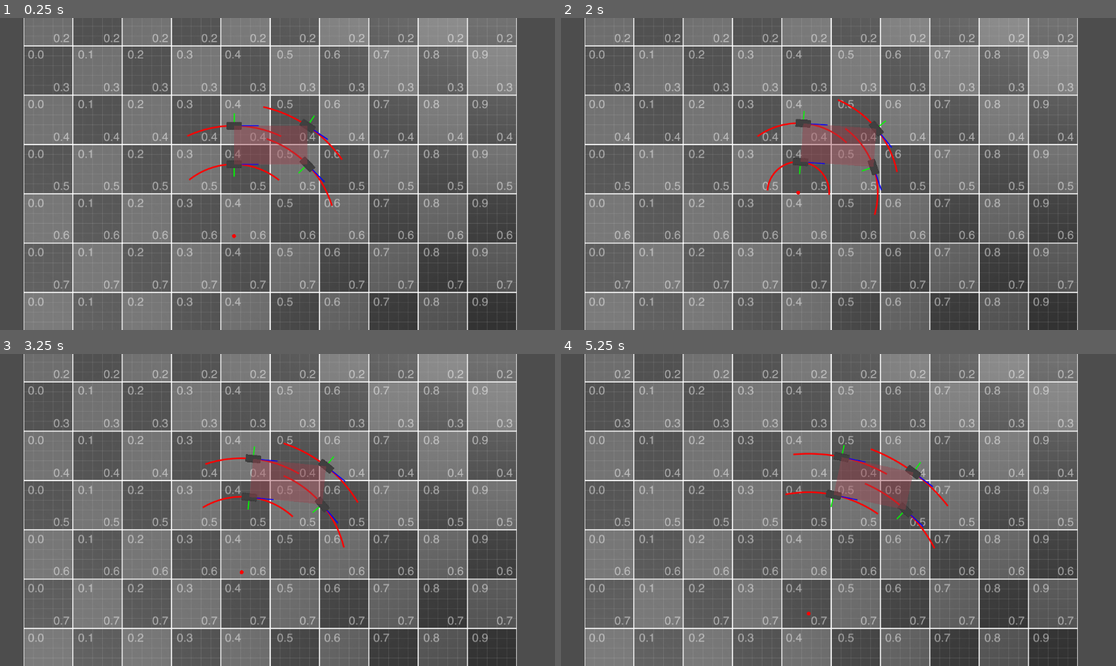
Above: before the commit, frames 1-4 (two rows, left to right).
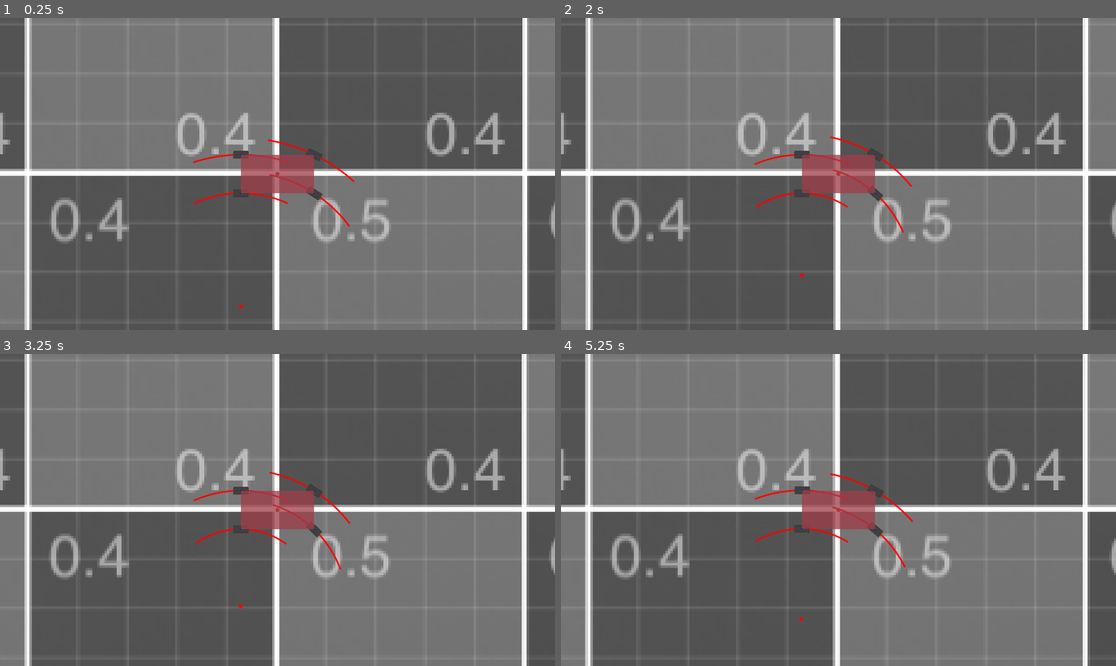
Above: after the commit, the same moments.

Repository: KodyJKing/godot-car-dynamics-2d
Game: Godot game, scene res://main_scene.tscn
Two runs of this game, one before a commit and one after it. Both use one fixed random seed, a clock stepped at 60 frames per second and the inputs below.
Inputs:
- Up to frame 1 (0.25 s): no input
- Up to frame 2 (2 s): no input
- Up to frame 3 (3.25 s): no input
- Up to frame 4 (5.25 s): no input

The runs differ from the first frame. In frame 1, 61% of the frame differs, in the area x 0-100%, y 0-100%; in frame 2, 61%; in frame 3, 61%; in frame 4, 61%.

Commit message:
Got basic sled-like wheel friction working.

Diff:
--- /dev/null
+++ b/Camera2D.gd
@@ -0,0 +1,13 @@
+extends Camera2D
+
+@export var car: Car
+
+# Called when the node enters the scene tree for the first time.
+func _ready():
+	pass # Replace with function body.
+
+
+# Called every frame. 'delta' is the elapsed time since the previous frame.
+func _process(delta):
+	global_position = global_position.lerp(car.global_position, 0.02)
+	pass
--- a/assets/car.gd
+++ b/assets/car.gd
@@ -1,6 +1,8 @@
 extends RigidBody2D
 
 class_name Car
+
+const math = preload("res://assets/math.gd")
 
 @onready var body = $RigidBody2D
 @onready var wheel_fr: Wheel = $fr
@@ -8,7 +10,8 @@
 @onready var wheel_br: Wheel = $br
 @onready var wheel_bl: Wheel = $bl
 
-@onready var wheels = [wheel_fr, wheel_fl, wheel_br, wheel_bl]
+#@onready var wheels = [wheel_fr, wheel_fl, wheel_br, wheel_bl]
+@onready var wheels = [wheel_br, wheel_bl, wheel_fr, wheel_fl]
 
 # Called when the node enters the scene tree for the first time.
 func _ready():
@@ -17,31 +20,43 @@
 func weightOnWheel(wheel: Wheel):
 	return mass / 4
 
+func steeringPos():
+	var t = Time.get_ticks_msec() / 1000.0
+	#return 0.000001
+	return sin(t * .25) * .005
+
 func getSignedTurningRadius():
-	var t = Time.get_ticks_msec() / 1000.0
-	return 100 + (1 + sin(t)) * 100
-	#return 10000
+	#var t = Time.get_ticks_msec() / 1000.0
+	#return 100 + (1 + sin(t)) * 100
+	#return 200
+	return 1 / tan(steeringPos())
 
 func rearAxisCenter():
 	return (wheel_bl.global_position + wheel_br.global_position) / 2
 
 func getCenterOfTurning():
 	var c = rearAxisCenter()
-	var axleDir = global_rotation + PI / 2
-	var axleDir2 = Vector2(cos(axleDir), sin(axleDir))
-	return c + axleDir2 * getSignedTurningRadius()
+	var axleAngle = global_rotation + PI / 2
+	var axleDir = Vector2(cos(axleAngle), sin(axleAngle))
+	return c + axleDir * getSignedTurningRadius()
 
 # Computes velocity of a point on the vehicle.
 # Given `pos` and returned velocity are in global space.
 func velocityAtPosition(pos: Vector2):
-	var carPos = global_position
+	var carPos = global_transform * center_of_mass
 	var r = pos - carPos
 	var v = linear_velocity
 	var av = angular_velocity
 	return Vector2(
-		v.x + r.y * av,
-		v.y - r.x * av,
+		v.x - r.y * av,
+		v.y + r.x * av,
 	)
+
+# The effective mass felt by a force pushing at `pos` in direction `dir`.
+func effectiveMass(pos: Vector2, dir: Vector2):
+	var offset = pos - global_position
+	var r = math.cross2D(offset, dir)
+	return 1 / ( 1 / mass + r ** 2 / inertia )
 
 func setWheelRotations():
 	var center = getCenterOfTurning()
@@ -62,16 +77,16 @@
 		#0, PI * 2,
 		100, Color.RED, 2.0, true
 	)
-	draw_line(
-		wheelPos,
-		wheelPos + wheel.forwardDirection() * 50,
-		Color.BLUE, 1.0, true
-	)
-	draw_line(
-		wheelPos,
-		wheelPos + wheel.normalDirection() * 25,
-		Color.GREEN, 1.0, true
-	)
+	#draw_line(
+	#	wheelPos,
+	#	wheelPos + wheel.forwardDirection() * 50,
+	#	Color.BLUE, 1.0, true
+	#)
+	#draw_line(
+	#	wheelPos,
+	#	wheelPos + wheel.normalDirection() * 25,
+	#	Color.GREEN, 1.0, true
+	#)
 
 func _draw():
 	var t = Time.get_ticks_msec() / 1000.0
@@ -80,20 +95,34 @@
 	var center = getCenterOfTurning()
 
 	draw_set_transform_matrix(global_transform.inverse())
+
+	var cm = global_transform * center_of_mass
+	draw_circle(cm, 4, Color.RED)
+
+	draw_line(
+		cm, cm + linear_velocity,
+		Color.GREEN, 2.0, true
+	)
+
 	draw_circle(center, 4, Color.RED)
 
 	for wheel in wheels:
 		drawWheelState(wheel)
 
-
 # Called every frame. 'delta' is the elapsed time since the previous frame.
 func _process(delta):
 	setWheelRotations()
 
-	apply_force(
-		global_transform.x * 10000,
-		center_of_mass
+	apply_central_force(
+		global_transform.x * mass * .1,
 	)
+	#apply_torque(1000000)
+
+	for wheel in wheels:
+		wheel.solverStartFrame()
+	for i in 10:
+		for wheel in wheels:
+			wheel.solveNormalImpulse(delta, .0001)
 
 	queue_redraw()
 	pass
--- a/assets/car.tscn
+++ b/assets/car.tscn
@@ -10,6 +10,7 @@
 [node name="car" type="RigidBody2D"]
 mass = 1324.0
 inertia = 132484.0
+center_of_mass_mode = 1
 gravity_scale = 0.0
 script = ExtResource("1_tauuo")
 
@@ -22,7 +23,6 @@
 rotation = 1.5708
 texture = ExtResource("1_mynwc")
 script = ExtResource("3_gk8vh")
-isRightWheel = true
 
 [node name="fl" type="Sprite2D" parent="."]
 texture_filter = 3
@@ -37,7 +37,6 @@
 rotation = 1.5708
 texture = ExtResource("1_mynwc")
 script = ExtResource("3_gk8vh")
-isRightWheel = true
 
 [node name="bl" type="Sprite2D" parent="."]
 texture_filter = 3
@@ -60,4 +59,4 @@
 grow_vertical = 2
 scale = Vector2(76.066, 39.8841)
 pivot_offset = Vector2(1, 1)
-color = Color(0.619608, 0.239216, 0.286275, 0.411765)
+color = Color(0.619608, 0.239216, 0.286275, 0.752941)
--- /dev/null
+++ b/assets/math.gd
@@ -0,0 +1,4 @@
+extends Object
+
+static func cross2D(a: Vector2, b: Vector2):
+	return a.x * b.y - a.y * b.x
--- a/assets/wheel.gd
+++ b/assets/wheel.gd
@@ -4,17 +4,17 @@
 
 var car: Car
 
-@export var radius = 35.0
-@export var mass = 26.0 # kg
-@export var momentOfInertia = mass * radius ** 2
-@export var staticFrictionCoef = 0.9
-#@export var kineticFrictionCoef = 0.68
-@export var kineticFrictionCoef = 0.99
-@export var rollingFrictionCoef = kineticFrictionCoef * .1
-
-@export var isRightWheel = false
+var radius = 35.0
+var mass = 26.0 # kg
+var staticFrictionCoef = 0.9
+var kineticFrictionCoef = 0.68
+var rollingFrictionCoef = kineticFrictionCoef * .01
+var isRightWheel = false
 
 var angularMomentum = 0.0
+var momentOfInertia = mass * radius ** 2
+
+var impulseAppliedThisFrame = Vector2(0,0)
 
 # The forward longitudinal direction
 func forwardDirection():
@@ -33,23 +33,39 @@
 	car = get_parent()
 	pass # Replace with function body.
 
-# Called every frame. 'delta' is the elapsed time since the previous frame.
-func _process(delta):
+func solverStartFrame():
+	impulseAppliedThisFrame = Vector2(0,0)
 
+func solveNormalImpulse(dt, scaleImpulse):
 	var pos = global_position
 	var vel = car.velocityAtPosition(pos)
-	var facingDir = forwardDirection()
 	var normalDir = normalDirection()
 
-	var forwardVel = facingDir.dot(vel)
-	var normalVel = normalDir.dot(vel)
+	var normalVel = vel.dot(normalDir)
 
 	var weightOnWheel = car.weightOnWheel(self)
 
-	var forwardFriction = weightOnWheel * rollingFrictionCoef * sign(-forwardVel)
-	var normalFriction = weightOnWheel * kineticFrictionCoef * sign(-normalVel)
+	var maxForce = weightOnWheel * staticFrictionCoef
+	var maxImpulse = maxForce * dt
 
-	var friction = facingDir * forwardFriction + normalDir * normalFriction
-	car.apply_force(friction * .1, pos)
+	var impulse = -normalVel * car.effectiveMass(pos, normalDir) * scaleImpulse
+	if impulse > maxImpulse:
+		impulse = weightOnWheel * dt * kineticFrictionCoef * sign(impulse) * scaleImpulse
 
+	var impulseVec = normalDir * impulse
+	impulseAppliedThisFrame += impulseVec
+
+	car.apply_impulse(impulseVec, pos)
+
+func _draw():
+	draw_set_transform_matrix(global_transform.inverse())
+	draw_line(
+		global_position,
+		global_position + impulseAppliedThisFrame * 20,
+		Color.BLUE, 1.0, true
+	)
+
+# Called every frame. 'delta' is the elapsed time since the previous frame.
+func _process(delta):
+	queue_redraw()
 	pass
--- a/main_scene.tscn
+++ b/main_scene.tscn
@@ -1,7 +1,8 @@
-[gd_scene load_steps=5 format=3 uid="uid://dnsktlw8emoau"]
+[gd_scene load_steps=6 format=3 uid="uid://dnsktlw8emoau"]
 
 [ext_resource type="Texture2D" uid="uid://cpieju6ojrnxh" path="res://assets/grid_grayscale.png" id="1_dwdm2"]
 [ext_resource type="PackedScene" uid="uid://o38qsnccqy6p" path="res://assets/car.tscn" id="1_p4n8m"]
+[ext_resource type="Script" path="res://Camera2D.gd" id="3_pbovu"]
 
 [sub_resource type="RectangleShape2D" id="RectangleShape2D_f23xa"]
 size = Vector2(1153, 21)
@@ -13,29 +14,40 @@
 metadata/_edit_lock_ = true
 
 [node name="Grid" type="Sprite2D" parent="."]
+texture_filter = 1
 position = Vector2(561, 263)
+scale = Vector2(5.035, 5.035)
 texture = ExtResource("1_dwdm2")
 metadata/_edit_lock_ = true
 
 [node name="car" parent="." instance=ExtResource("1_p4n8m")]
 position = Vector2(562, 264)
 
+[node name="Camera2D" type="Camera2D" parent="." node_paths=PackedStringArray("car")]
+position = Vector2(562, 264)
+script = ExtResource("3_pbovu")
+car = NodePath("../car")
+
 [node name="walls" type="StaticBody2D" parent="."]
 
 [node name="CollisionShape2D" type="CollisionShape2D" parent="walls"]
 position = Vector2(576, 10)
 shape = SubResource("RectangleShape2D_f23xa")
+disabled = true
 
 [node name="CollisionShape2D2" type="CollisionShape2D" parent="walls"]
 position = Vector2(575.5, 637.5)
 shape = SubResource("RectangleShape2D_f23xa")
+disabled = true
 
 [node name="CollisionShape2D3" type="CollisionShape2D" parent="walls"]
 position = Vector2(1142, 323.5)
 rotation = -1.57079
 shape = SubResource("RectangleShape2D_sy6ur")
+disabled = true
 
 [node name="CollisionShape2D4" type="CollisionShape2D" parent="walls"]
 position = Vector2(9, 323)
 rotation = -1.57079
 shape = SubResource("RectangleShape2D_sy6ur")
+disabled = true
